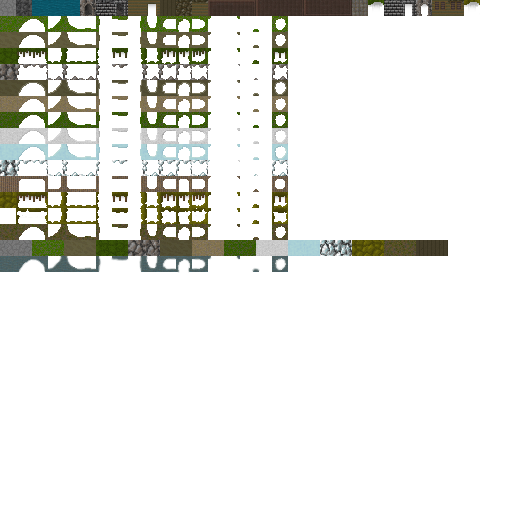
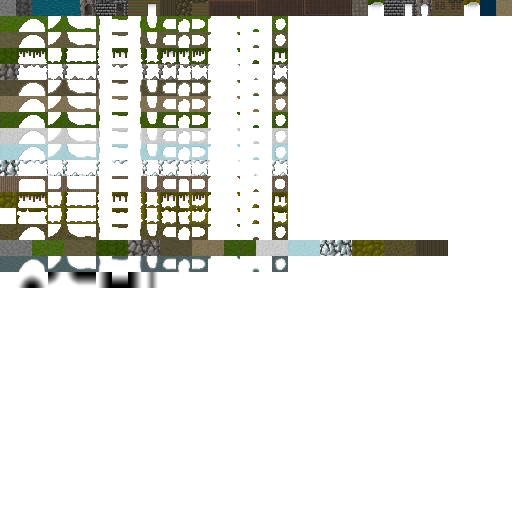
Layers edited between the first and the second 512 × 512 image:
painted on "foreground" over bbox(17, 0, 512, 288)
